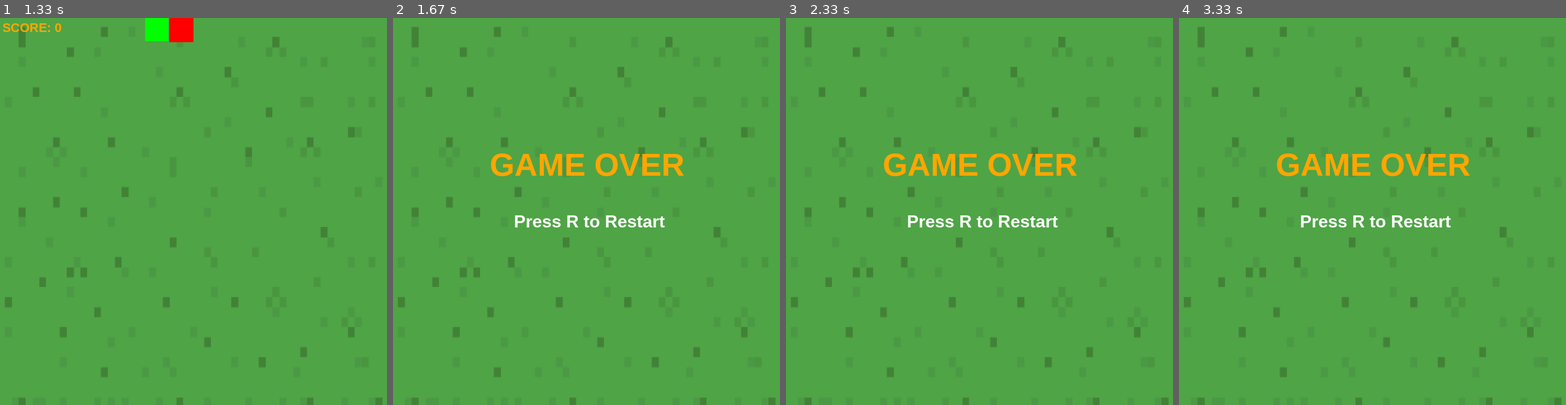
Above: before the commit, frames 1-4 (left to right).
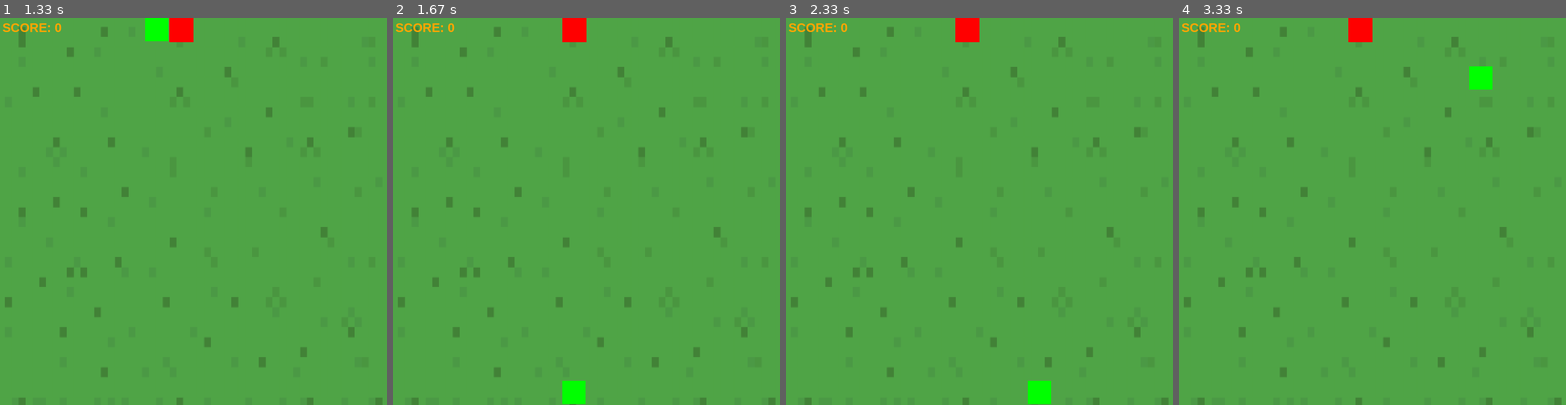
Above: after the commit, the same moments.

Repository: AndrewStak11/PyGame
Game: pygame game, started from main.py
Same seed, same stepped clock (60 frames per second), same inputs: the game is played once before the commit and once after it.
Inputs:
- Up to frame 1 (1.33 s): hold W 0.83-1.3 s
- Up to frame 2 (1.67 s): hold D from 1.33 s (still down)
- Up to frame 3 (2.33 s): release D at 1.83 s
- Up to frame 4 (3.33 s): hold S 2.43-2.98 s; hold A from 3.02 s (still down)

Frame 1 is identical in both runs. In frame 2, 2.8% of the frame differs, in the area x 0-76%, y 0-100%; in frame 3, 2.8%; in frame 4, 2.8%.

Commit message:
Updated Snake game: Added wall teleportation, adjusted speed increase, and death by self-collision

Diff:
--- a/main.py
+++ b/main.py
@@ -9,14 +9,14 @@
 # Функция для сброса игры
 def reset_game():
     global x, y, apple, dirs, length, snake, dx, dy, score, fps
-    x, y = SIZE, SIZE  # Начальная позиция
+    x, y = SIZE, SIZE
     apple = randrange(0, RES, SIZE), randrange(0, RES, SIZE)
     dirs = {'W': True, 'S': True, 'A': True, 'D': True}
     length = 1
     snake = [(x, y)]
-    dx, dy = 1, 0  # Начальное движение вправо
+    dx, dy = 1, 0
     score = 0
-    fps = 5  # Уменьшено с 10 до 5
+    fps = 5
 
 # Начальные параметры змейки и яблока
 x, y = SIZE, SIZE
@@ -26,7 +26,7 @@
 snake = [(x, y)]
 dx, dy = 1, 0
 score = 0
-fps = 5  # Уменьшено с 10 до 5
+fps = 5
 
 # Инициализация Pygame
 pygame.init()
@@ -87,15 +87,25 @@
         snake.append((x, y))
         snake = snake[-length:]
 
+        # Телепортация при выходе за границы
+        if x < 0:
+            x = RES - SIZE
+        elif x > RES - SIZE:
+            x = 0
+        if y < 0:
+            y = RES - SIZE
+        elif y > RES - SIZE:
+            y = 0
+
         # Поедание яблока
         if snake[-1] == apple:
             apple = randrange(0, RES, SIZE), randrange(0, RES, SIZE)
             length += 1
             score += 1
-            fps += 0.5  # Уменьшен прирост скорости с 1 до 0.5
+            fps += 0.5
 
-        # Проверка на столкновение с границами или собой
-        if x < 0 or x > RES - SIZE or y < 0 or y > RES - SIZE or len(snake) != len(set(snake)):
+        # Проверка на столкновение с собой (змейка "откусывает" хвост)
+        if len(snake) != len(set(snake)):
             game_over = True
 
         # Обновление экрана
